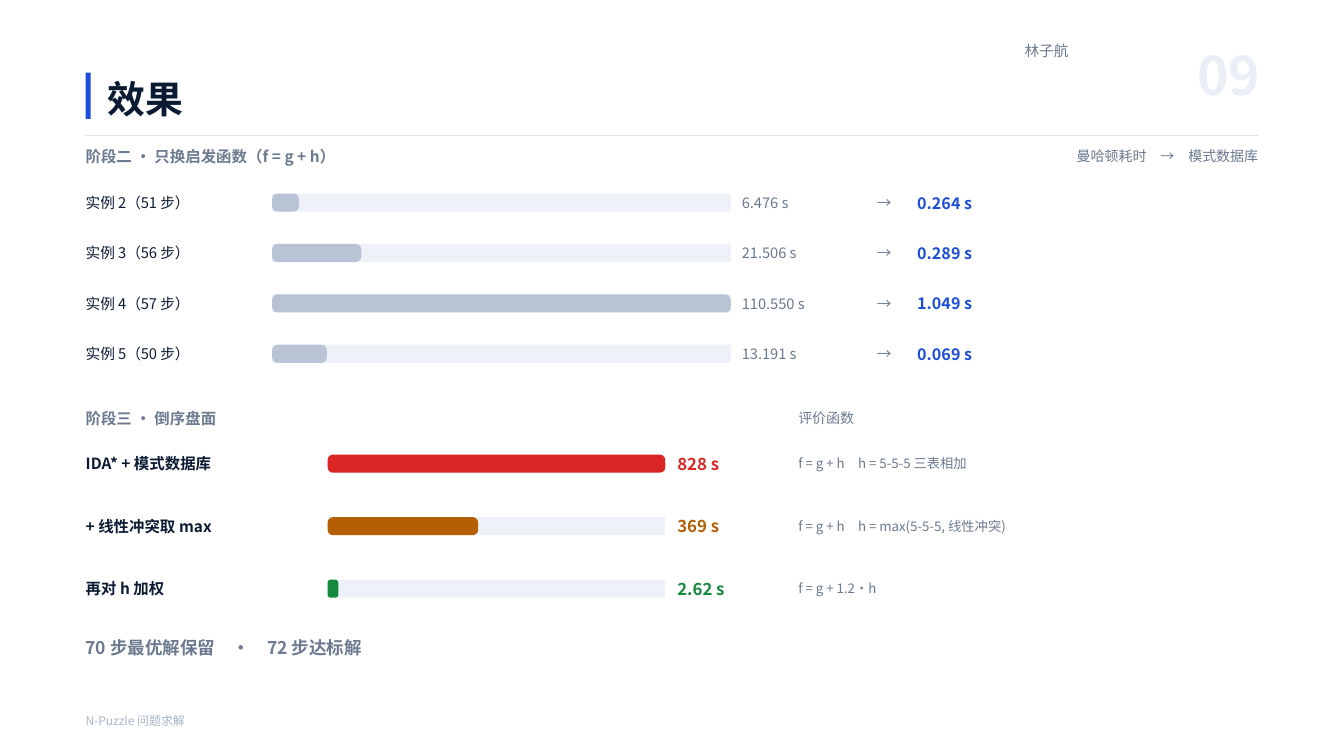
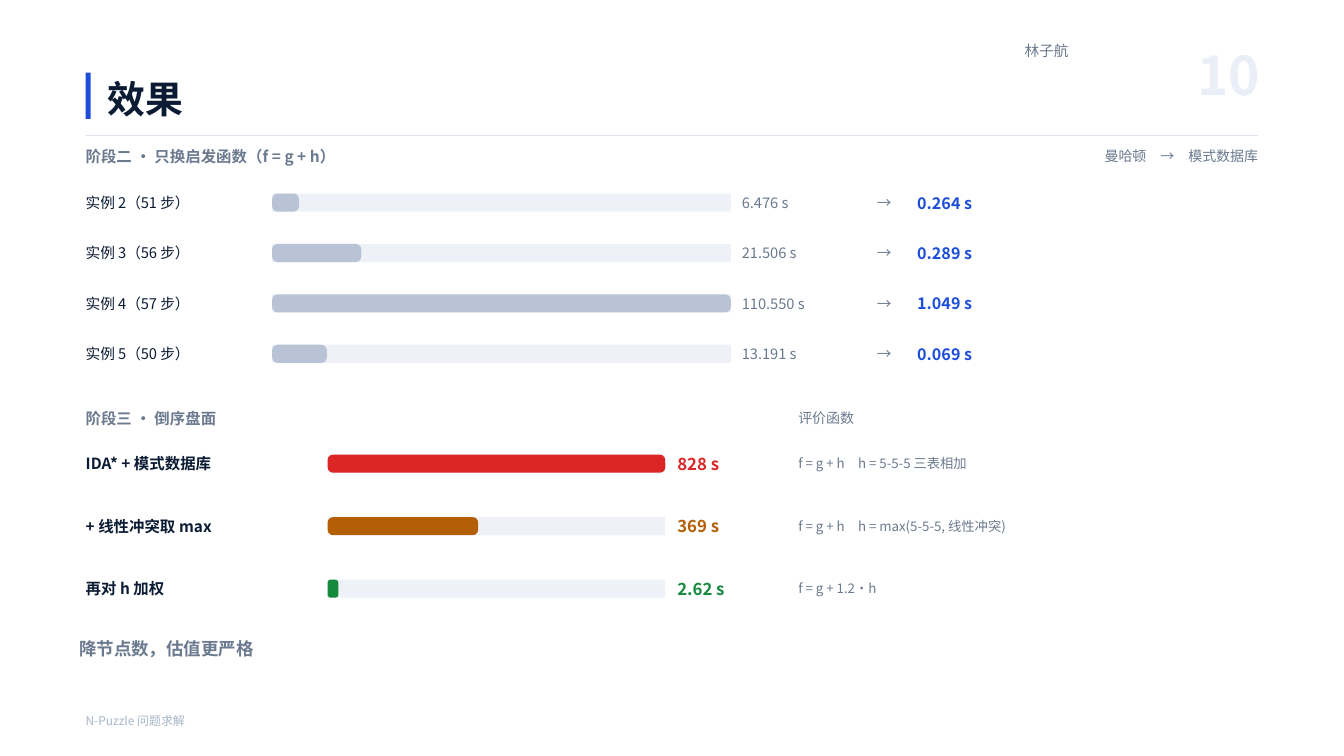
Before and after one commit to lin612320/ai-course-group, a slide deck: slide 10 of 项目一-NPuzzle问题求解/02-演示/N-Puzzle项目演示.pptx (slide 9 before the commit). Drawn at 1344x756 pixels with LibreOffice and Linux fonts; fonts in the diff are those of the drawing; background and template pictures are left out. Boxes give left, top, right and bottom in pixels: in the first picture for what was removed or moved away, otherwise in the second. Text is boxed around its words. In the diff, an @@ line names an element or a change of style, - is before the commit and + after.

```diff
--- a/项目一-NPuzzle问题求解/02-演示/N-Puzzle项目演示.pptx
+++ b/项目一-NPuzzle问题求解/02-演示/N-Puzzle项目演示.pptx
@@ text at bbox=[1104, 30, 1260, 111]: text changed @@
-09
+10
@@ text at bbox=[1105, 149, 1258, 162]: text changed @@
-曼哈顿耗时 → 模式数据库
+曼哈顿 → 模式数据库
@@ text at bbox=[79, 640, 254, 657]: text changed @@
-70 步最优解保留 · 72 步达标解
+降节点数，估值更严格
```
Also in this commit, not shown: 2 other slides changed, 1 slide added, 1 other file.
